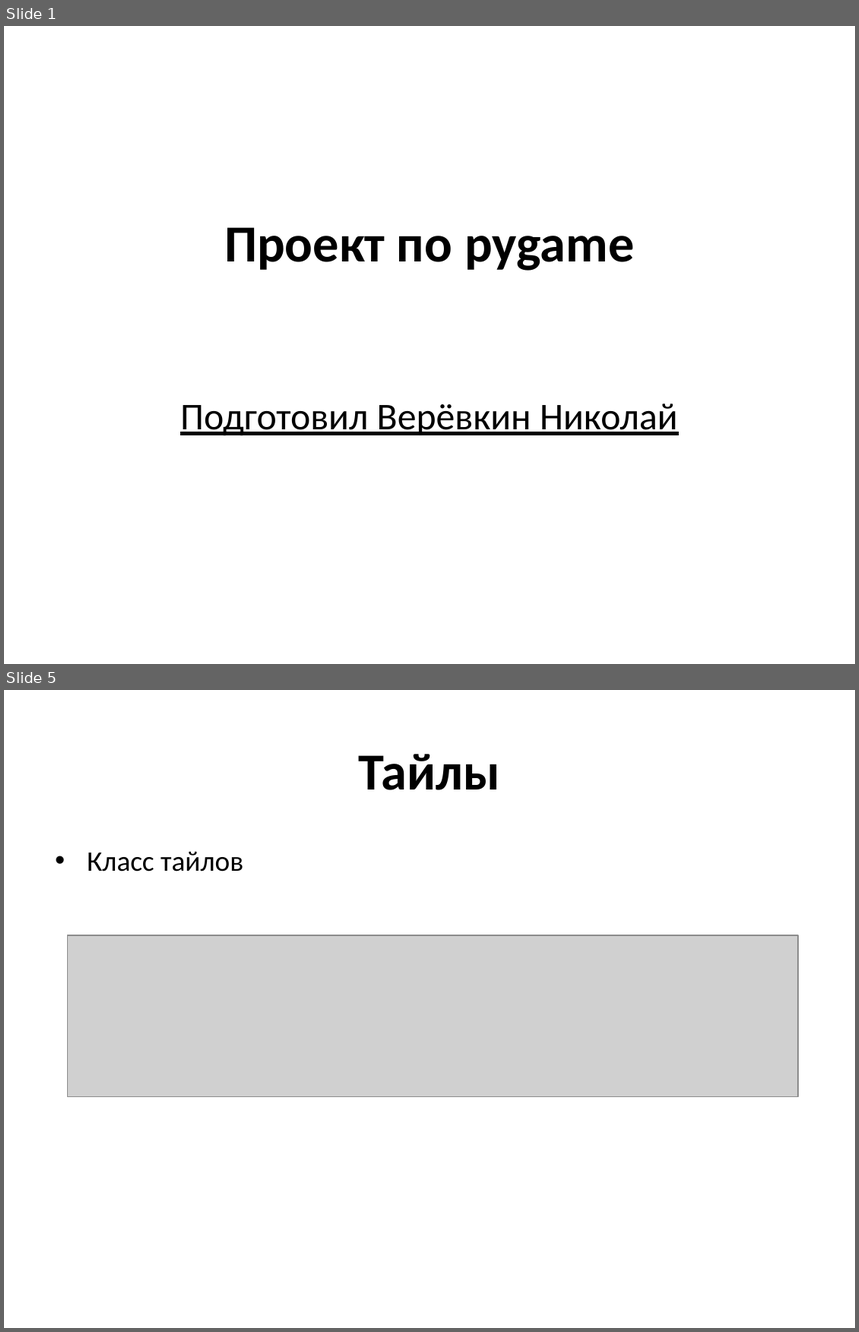
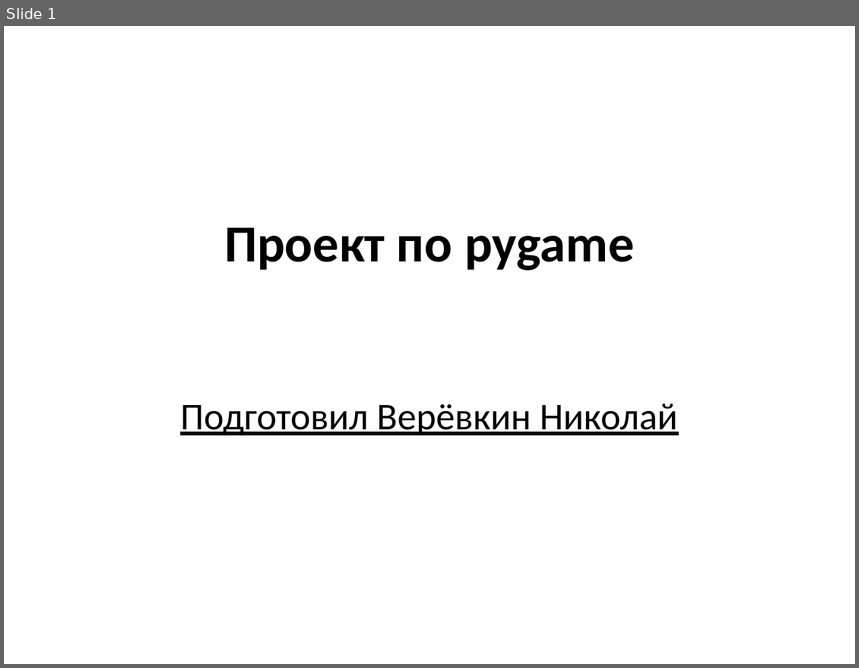
Before and after one commit to Poolwerx/game_pygame_proj, a slide deck: Проект по pygame.pptx. Shown one above the other, each under a label of ours: slides 1 and 5 before the commit, slide 1 after it; the slides between them are not shown. The pictures are 859x1332 and 859x668 pixels, drawn with LibreOffice and Linux fonts; fonts in the diff are those of the drawing; grey boxes stand for pictures; background and template pictures are left out. Boxes give left, top, right and bottom in pixels: in the first picture for what was removed or moved away, otherwise in the second. Text is boxed around its words. In the diff, an @@ line names an element or a change of style, - is before the commit and + after.

```diff
--- a/Проект по pygame.pptx
+++ b/Проект по pygame.pptx
@@ slide 5 removed at (x1=4, y1=690, x2=855, y2=1328), background picture (left out) @@
@@ title removed at (x1=359, y1=754, x2=500, y2=790) @@
-Тайлы
@@ text removed at (x1=87, y1=851, x2=243, y2=872) @@
-• Класс тайлов
@@ picture removed at (x1=68, y1=935, x2=798, y2=1097) @@
```
Also in this commit, not shown: 1 slide changed, 6 slides added, 2 other slides removed, 28 other files.
